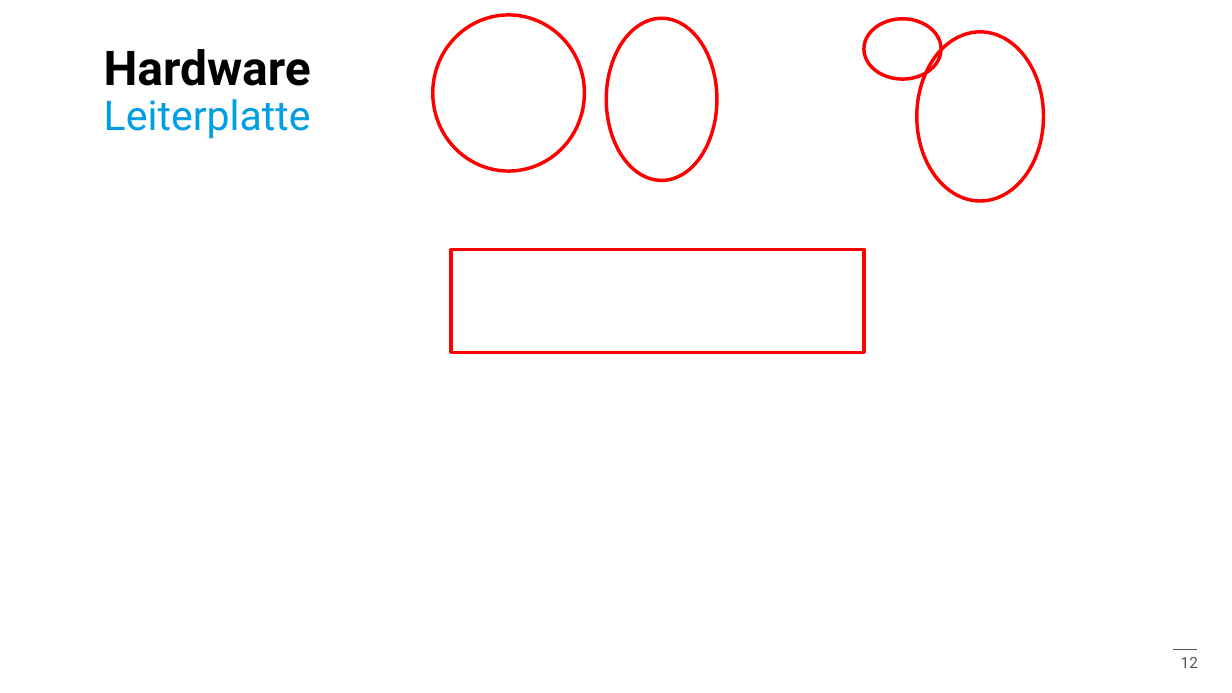
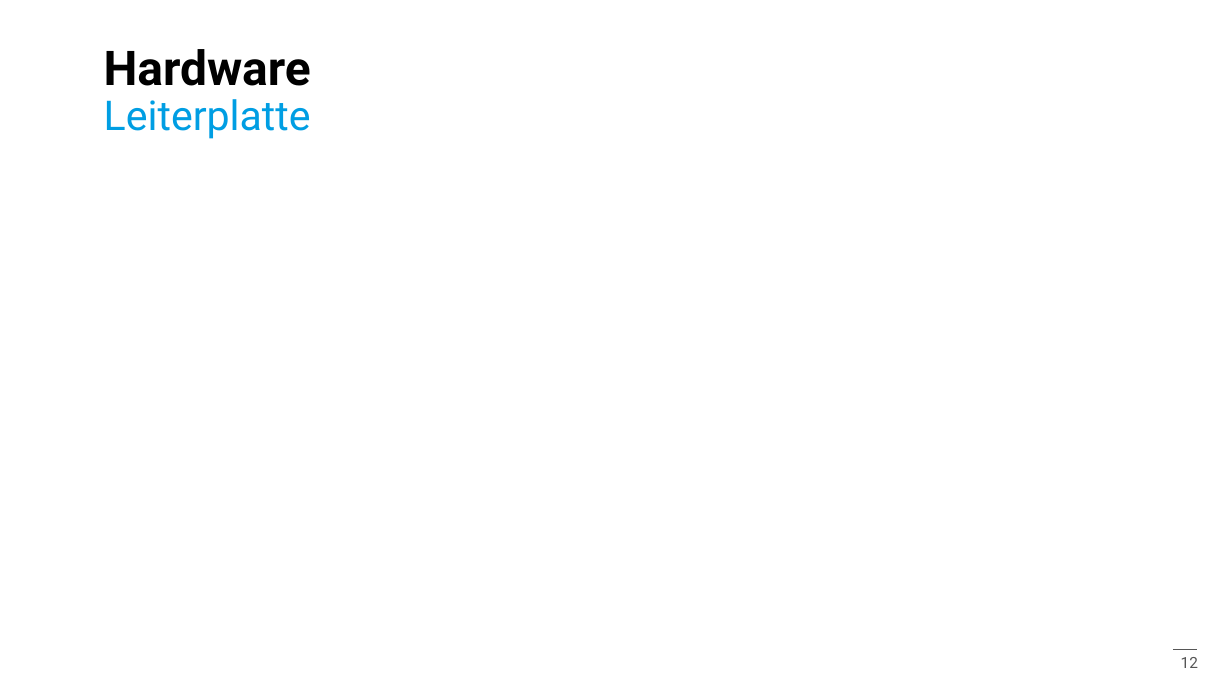
Before and after one commit to ArminWeinmann/Sensor-Board, a slide deck: slide 12 of Präsentation/Präsentation.pptx. Drawn at 1232x693 pixels with LibreOffice and Linux fonts; fonts in the diff are those of the drawing; background and template pictures are left out. Boxes give left, top, right and bottom in pixels: in the first picture for what was removed or moved away, otherwise in the second. Text is boxed around its words. In the diff, an @@ line names an element or a change of style, - is before the commit and + after.

```diff
--- a/Präsentation/Präsentation.pptx
+++ b/Präsentation/Präsentation.pptx
@@ ellipse removed at (x1=432, y1=15, x2=584, y2=171) @@
@@ ellipse removed at (x1=606, y1=18, x2=717, y2=181) @@
@@ ellipse removed at (x1=864, y1=18, x2=941, y2=79) @@
@@ ellipse removed at (x1=917, y1=32, x2=1044, y2=201) @@
@@ rectangle removed at (x1=451, y1=250, x2=864, y2=352) @@
```
Also in this commit, not shown: 8 other slides changed, 2 slides added, 2 slides removed.
